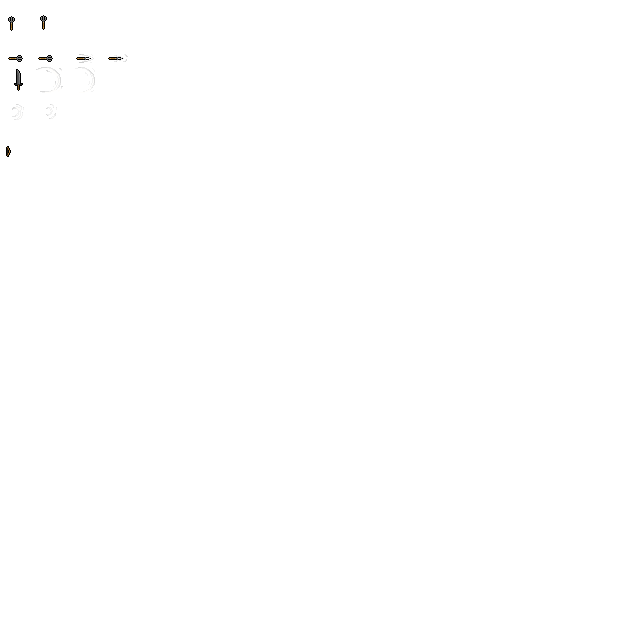
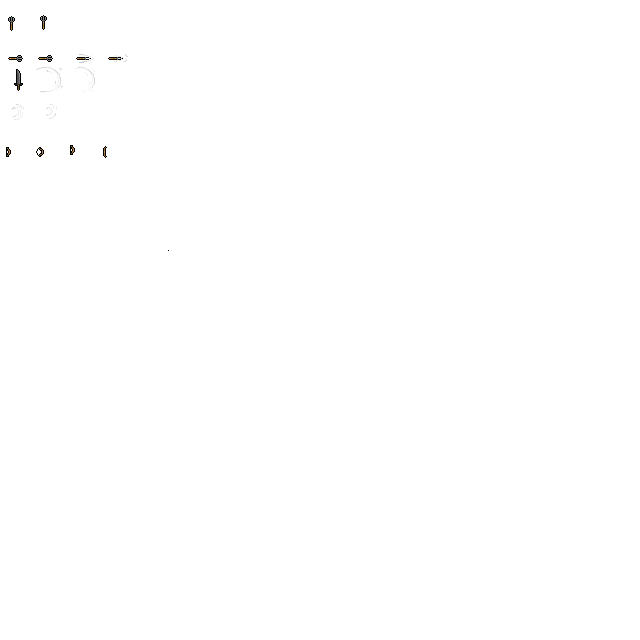
Two versions of the same layered image (640 x 640). Layer-by-layer changes:
added layer "Copy of Paint Layer 3" (1st of 3) above "Copy of Paint Layer 3" over [6, 145, 75, 157]
added layer "Copy of Paint Layer 3" (2nd of 3) above "Copy of Paint Layer 3" over [36, 145, 107, 158]
added layer "Copy of Paint Layer 3" (3rd of 3) above "Paint Layer 3" over [70, 145, 107, 158]
added layer "Paint Layer 3" above "Copy of Paint Layer 1" over [6, 146, 44, 157]
painted on "Copy of Paint Layer 1" (1st of 6) over [6, 145, 169, 251]
